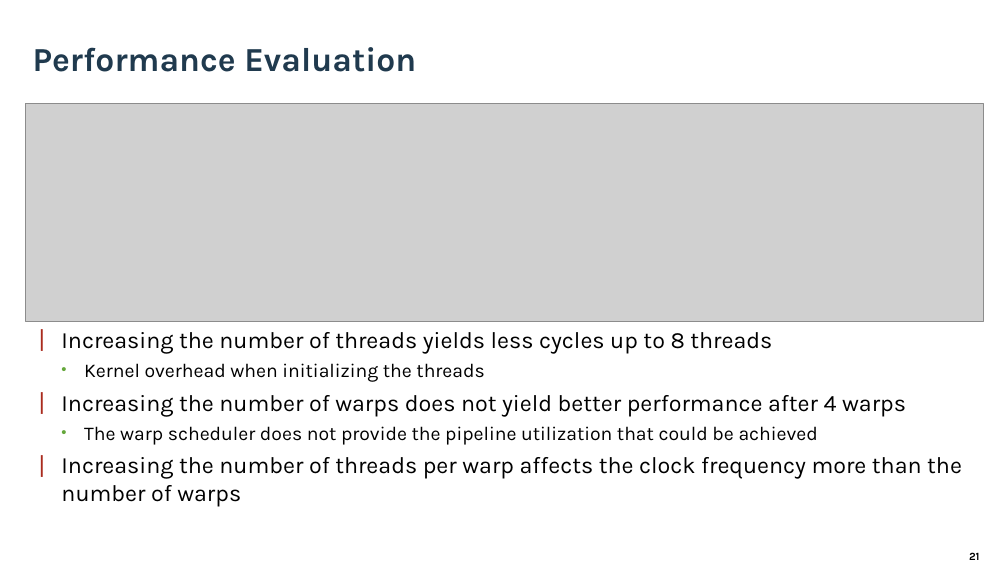
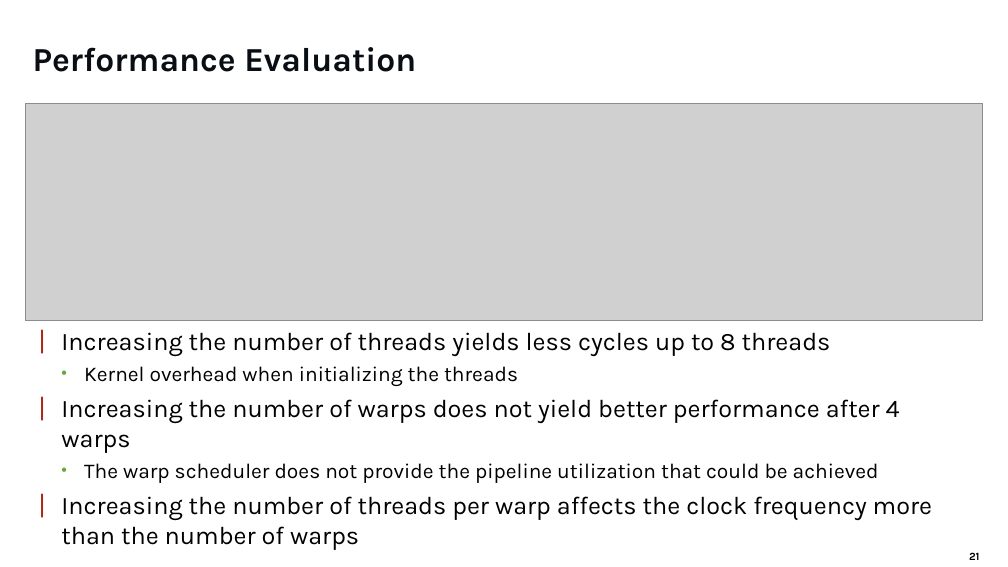
Before and after one commit to vortexgpgpu/vortex, a slide deck: slide 21 of docs/Vortex.pptx. Drawn at 1008x567 pixels with LibreOffice and Linux fonts; fonts in the diff are those of the drawing; grey boxes stand for pictures; background and template pictures are left out. Boxes give left, top, right and bottom in pixels: in the first picture for what was removed or moved away, otherwise in the second. Text is boxed around its words. In the diff, an @@ line names an element or a change of style, - is before the commit and + after.

```diff
--- a/docs/Vortex.pptx
+++ b/docs/Vortex.pptx
@@ text "Performance Evaluation" at (33,47,416,72): text colour #203A4E to #080E13, letter outline #203A4E 0.71 pt to none @@
@@ text "Increasing the number of threads ..." at (61,332,932,550): size 22.2 to 24 pt in "Increasing the number of threads yields less ...", "Increasing the number of warps does not ...", "Increasing the number of threads per warp ..."; size 18.5 to 20 pt in "Kernel overhead when initializing the threads", "The warp scheduler does not provide the ..." @@
```
Also in this commit, not shown: 29 other slides changed, 48 other files.
